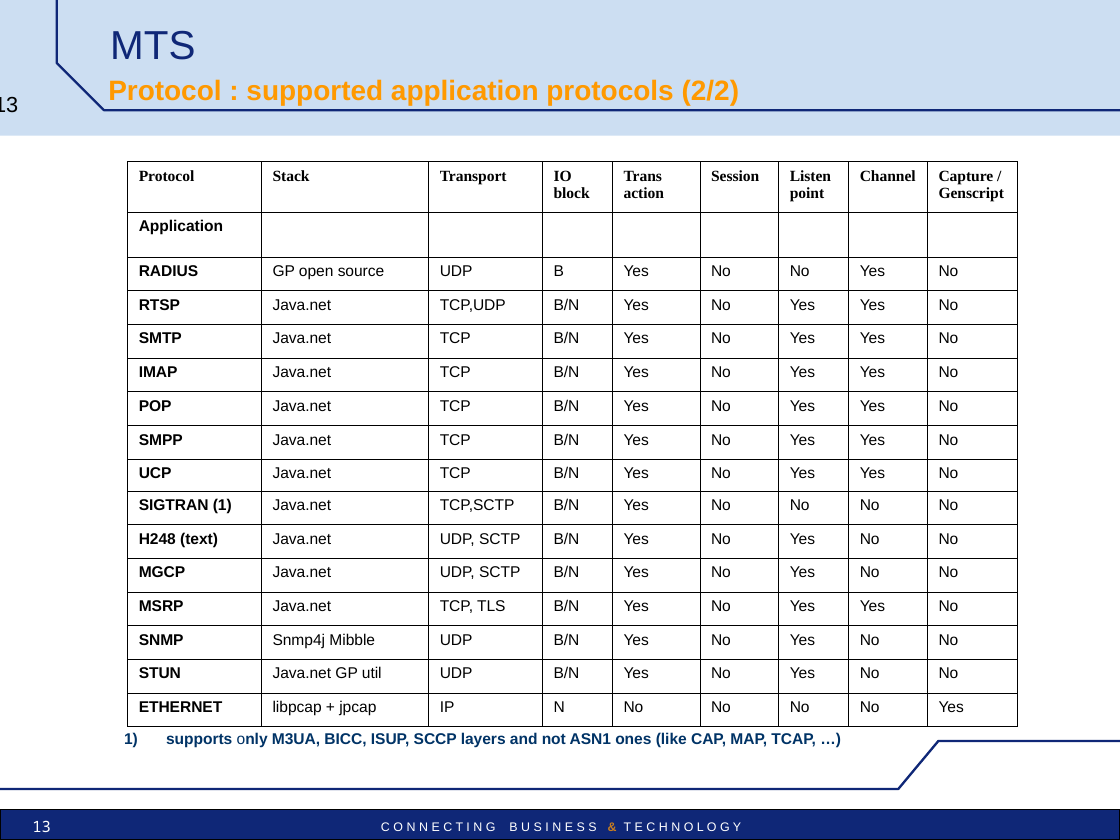
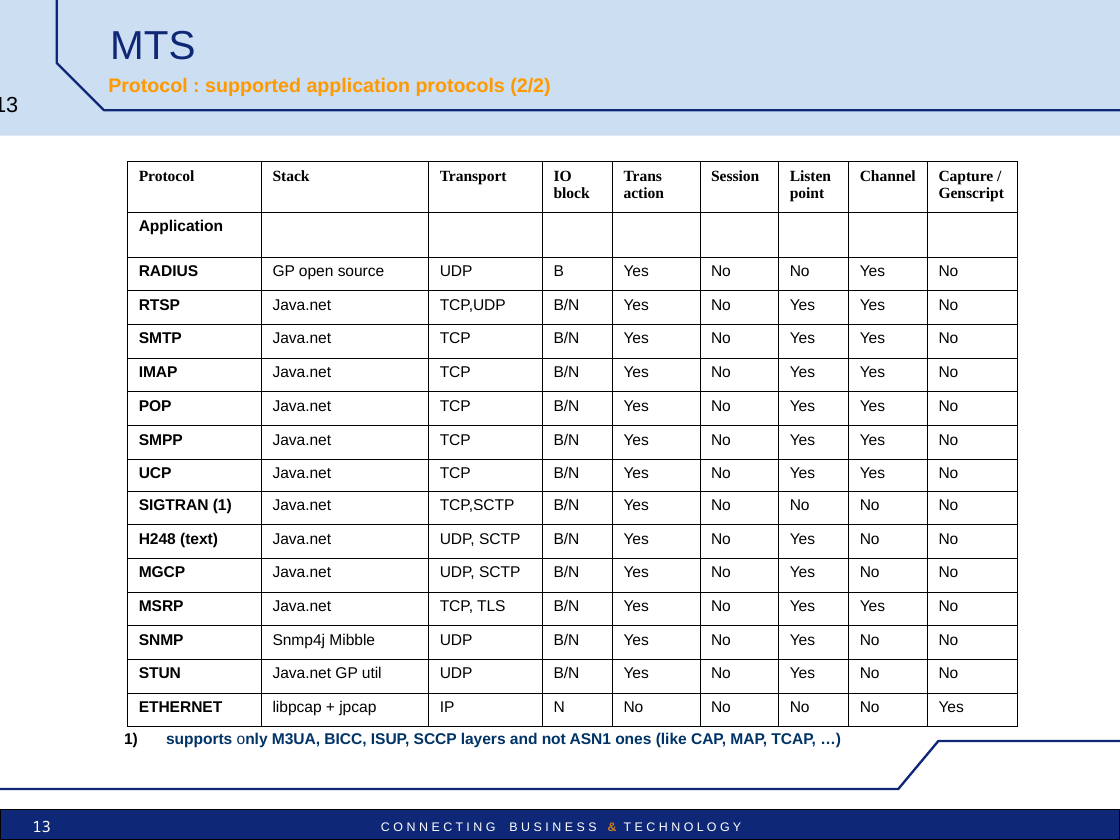
Before and after one commit to uttamhoode9/mts-trunk, a slide deck: slide 13 of mts/src/main/doc/MTS_pres_technical.ppt. Drawn at 1120x840 pixels with LibreOffice and Linux fonts; fonts in the diff are those of the drawing; background and template pictures are left out. Boxes give left, top, right and bottom in pixels: in the first picture for what was removed or moved away, otherwise in the second. Text is boxed around its words. In the diff, an @@ line names an element or a change of style, - is before the commit and + after.

```diff
--- a/mts/src/main/doc/MTS_pres_technical.ppt
+++ b/mts/src/main/doc/MTS_pres_technical.ppt
@@ text "Protocol : supported application protocols ..." at <box>108,77,550,96</box>: size 18 to 12.6 pt @@
@@ text "supports only M3UA, BICC, ISUP, ..." at <box>166,732,816,747</box>: bullet colour #003366 to #000000 @@
```
Also in this commit, not shown: 31 other slides changed, 6 other files.
